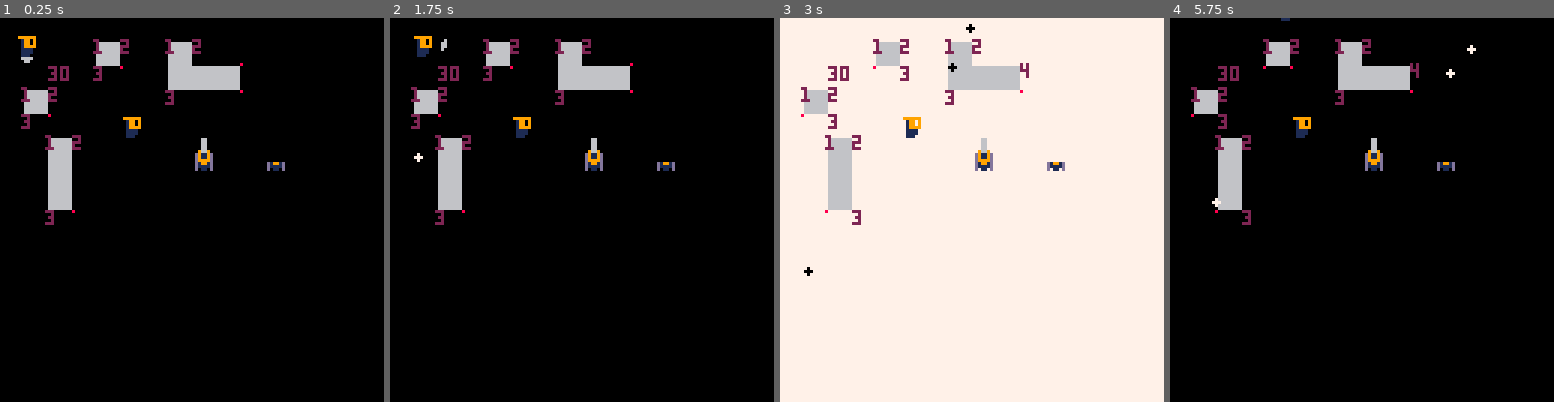
Above: before the commit, frames 1-4 (left to right).
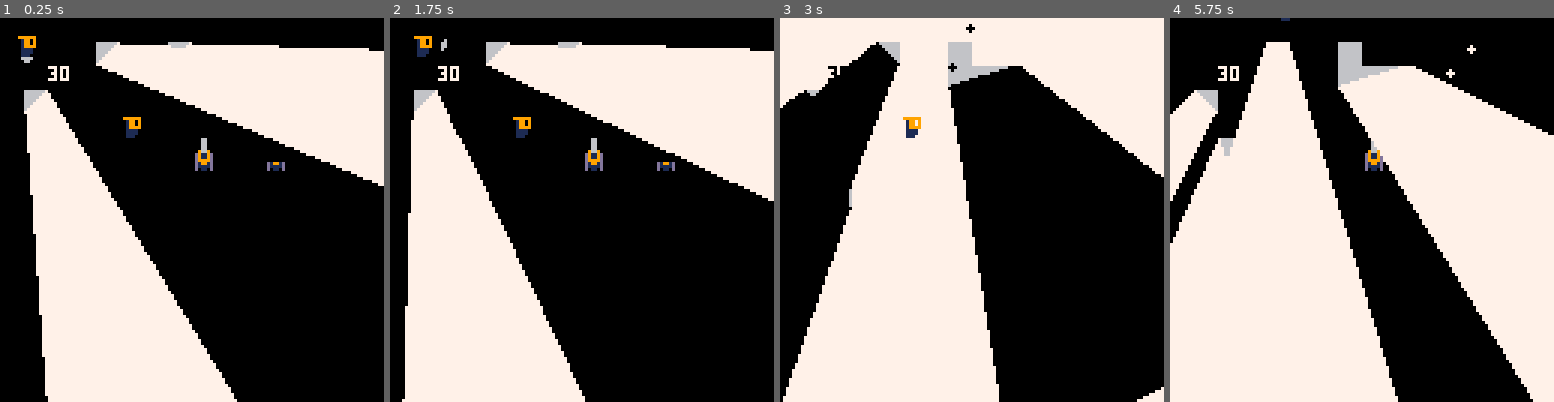
Above: after the commit, the same moments.

Repository: Shishudy/GlobalGameJam2026
Game: PICO-8 cartridge lua/playertest.p8
The game is run twice, just before and just after one commit, with the same random seed, the same clock (stepped at 60 frames per second) and the same inputs.
Inputs:
- Up to frame 1 (0.25 s): no input
- Up to frame 2 (1.75 s): tap X (X key) at 0.33, 1.07 s; tap O (Z key) at 0.7, 1.7 s; hold Right from 1.6 s (still down)
- Up to frame 3 (3 s): tap X (X key) at 1.85, 2.97 s; release Right at 2.1 s; tap O (Z key) at 2.1, 2.5, 2.9 s; hold Up 2.15-2.42 s; hold Right from 2.47 s (still down)
- Up to frame 4 (5.75 s): release Right at 3.03 s; hold Left 3.08-3.58 s; tap O (Z key) every 0.4 s from 3.3 to 5.7 s; hold Down 3.63-3.97 s; hold Right 4.02-4.68 s; tap X (X key) at 4.08, 5.2 s; hold Up 4.73-5.03 s; hold Left 5.08-5.68 s; hold Down from 5.73 s (still down)

The runs differ from the first frame. In frame 1, 38% of the frame differs, in the area x 5-100%, y 5-100%; in frame 2, 39%; in frame 3, 51%; in frame 4, 62%, in the area x 0-100%, y 5-100%.

Commit message:
Shadow almost completed

Diff:
--- a/lua/Player.lua
+++ b/lua/Player.lua
@@ -59,7 +59,7 @@
 	end
 
 	-- check move collisions // move
-	if object_has_shadow(player.x + player.directionX, player.y + player.directionY) then
+	if object_has_collision(player.x + player.directionX, player.y + player.directionY) then
 		local t, nx, ny, tx, ty, intersect
 
 		t,nx,ny,tx,ty,intersect = hit(
--- a/lua/constants.lua
+++ b/lua/constants.lua
@@ -10,3 +10,5 @@
 valid_moves = { left, right, up, down }
 
 map_sand_sprite = 16
+
+shadow_len=128
--- a/lua/file.lua
+++ /dev/null
@@ -1,267 +0,0 @@
-function _init()
-    player = {
-        x = flr(rnd(120)),
-        y = flr(rnd(114) + 8),
-        startsprite = 0,
-        endsprite = 1,
-        sprite = 0,
-        speed = 2,
-        stuck = 0,
-        w = 8,
-        h = 8
-    }
-
-    enemy = {
-        x = flr(rnd(120)),
-        y = flr(rnd(114) + 8),
-        startsprite = 4,
-        endsprite = 5,
-        sprite = 4,
-        speed = 0.1,
-        stuck = 0,
-        w = 8,
-        h = 8
-    }
-
-    -- each = {tiles = {{tx,ty}, } , vertices = {{tx,ty}, } , visible_vertices = {{tx,ty}, }}
-    shadow_objects = {}
-
-    state = in_progress
-    score = 0
-
-    init_objects()
-end
-
-function move(unit)
-    unit.sprite += 1
-    if unit.sprite > unit.endsprite then
-        unit.sprite = unit.startsprite
-    end
-end
-
-function draw_unit(unit)
-    spr(unit.sprite, unit.x, unit.y)
-end
-
-function hit_house(unit)
-    return get_map_cell(unit) == map_sand_sprite
-end
-
-function move_unit(unit, direction)
-    if hit_house(unit) then
-        unit.stuck += 1
-        if unit.stuck > 4 then
-            unit.stuck = 0
-        else
-            return
-        end
-    end
-
-    if direction == left then
-        unit.x -= unit.speed
-        unit.moving = true
-    end
-    if direction == right then
-        unit.x += unit.speed
-        unit.moving = true
-    end
-    if direction == up then
-        unit.y -= unit.speed
-        unit.moving = true
-    end
-    if direction == down then
-        unit.y += unit.speed
-        unit.moving = true
-    end
-end
-
-function move_player()
-    player.moving = false
-    for i = 1, #valid_moves do
-        if btn(valid_moves[i]) then
-            move_unit(player, valid_moves[i])
-        end
-    end
-    if player.moving then
-        move(player)
-    else
-        player.sprite = player.startsprite
-    end
-end
-
-function move_enemy()
-    if enemy.x > player.x then move_unit(enemy, left) end
-    if enemy.x < player.x then move_unit(enemy, right) end
-    if enemy.y > player.y then move_unit(enemy, up) end
-    if enemy.y < player.y then move_unit(enemy, down) end
-    move(enemy)
-    enemy.speed += 0.0005
-end
-
-function check_game_over()
-    if distance_units(enemy, player) < 7 and state != game_over then
-        state = start_end_game
-    end
-end
-
-function _update()
-    move_player()
-    move_enemy()
-    check_game_over()
-end
-
-function init_objects()
-    shadow_objects = {}
-    local seen = {}
-
-    -- 8‑way neighbor offsets
-    local nb = {
-        { -1, -1 }, { 0, -1 }, { 1, -1 },
-        { -1, 0 }, { 1, 0 },
-        { -1, 1 }, { 0, 1 }, { 1, 1 }
-    }
-
-    for ty = 0, 15 do
-        for tx = 0, 15 do
-            local id = mget(tx, ty)
-
-            -- is this a shadow tile and not visited yet?
-            if (fget(id, 0) or fget(id, 1)) and not seen[k(tx, ty)] then
-                local obj = { tiles = {}, vertices = {} }
-                local queue = { { tx, ty } }
-                seen[k(tx, ty)] = true
-
-                -- flood fill
-                while #queue > 0 do
-                    local t = deli(queue, 1)
-                    add(obj.tiles, t)
-
-                    local x, y = t[1], t[2]
-
-                    -- check all 8 neighbors
-                    for n in all(nb) do
-                        local nx = x + n[1]
-                        local ny = y + n[2]
-
-                        -- clamp to 0..15 to avoid weird wraparound
-                        if nx >= 0 and nx <= 15 and ny >= 0 and ny <= 15 then
-                            local nid = mget(nx, ny)
-                            if (fget(nid, 0) or fget(nid, 1)) and not seen[k(nx, ny)] then
-                                seen[k(nx, ny)] = true
-                                add(queue, { nx, ny })
-                            end
-                        end
-                    end
-                end
-
-                for i = 1, #obj.tiles do
-                    -- Block location
-                    local px, py = obj.tiles[i][1], obj.tiles[i][2]
-                    result = check_outer_vertices(px, py)
-                    for r = 1, #result do
-                        add(obj.vertices, result[r])
-                    end
-                end
-
-                -- store final object (group of tiles)
-                add(shadow_objects, obj)
-            end
-        end
-    end
-end
-
-function get_angles(v, tile)
-    local px, py = player.x, player.y
-    local tile_x, tile_y = tile[1], tile[2]
-
-    -- angle to tile center
-    local cx, cy = tile_x*8 + 4, tile_y*8 + 4
-    local a_ref = atan2(cy - py, cx - px)*360
-    if a_ref < 0 then a_ref += 360 end
-
-    -- find two farthest vertices
-    local i1, i2 = 1, 1
-    local d1, d2 = -1, -1
-    for i=1,#v do
-        local vx, vy = v[i][1], v[i][2]
-        local dx, dy = vx - px, vy - py
-        local dist2 = dx*dx + dy*dy
-        if dist2 > d1 then
-            d2, i2 = d1, i1
-            d1, i1 = dist2, i
-        elseif dist2 > d2 then
-            d2, i2 = dist2, i
-        end
-    end
-
-    -- angles of the two farthest vertices
-    local function ang_deg(x,y)
-        local a = atan2(y-py, x-px)*360
-        if a < 0 then a += 360 end
-        return a
-    end
-
-    local a1 = ang_deg(v[i1][1], v[i1][2])
-    local a2 = ang_deg(v[i2][1], v[i2][2])
-
-    -- build clockwise span [left → right] that MUST include a_ref
-    local function cw(a,b)
-        return (a - b + 360) % 360  -- clockwise distance from a to b
-    end
-
-    -- check which ordering includes the reference
-    if cw(a1, a_ref) + cw(a_ref, a2) == cw(a1, a2) then
-        -- a_ref lies between a1 → a2 clockwise
-        return a1, a2
-    else
-        -- must swap
-        return a2, a1
-    end
-end
-
-
-function draw_shadow()
-    get_shadow_vertices()
-    for o = 1, #shadow_objects do
-        local obj = shadow_objects[o]
-        local tiles = obj.tiles
-        local vertices = obj.vertices
-        local vvertices = obj.visible_vertices
-        local r1, r2 = get_angles(vvertices, tiles[1])
-        --draw_shadow_cone(r1,r2)
-        --draw_object_shadow()
-    end
-end
-
-function _draw()
-    cls()
-    if state == in_progress then
-        map(0, 0, 0, 0, 16, 16)
-        draw_unit(player)
-        draw_unit(enemy)
-        draw_shadow()
-
-        for i = 1, #shadow_objects do
-            for j = 1, #shadow_objects[i].vertices do
-                pset(shadow_objects[i].vertices[j][1], shadow_objects[i].vertices[j][2], 8)
-            end
-        end
-        for i = 1, #shadow_objects do
-            for j = 1, #shadow_objects[i].visible_vertices do
-                pset(shadow_objects[i].visible_vertices[j][1], shadow_objects[i].visible_vertices[j][2], 2)
-            end
-        end
-
-        score += 1
-        print("score: " .. score, 2, 2, 7)
-    elseif state == start_end_game then
-        sfx(0)
-        state = game_over
-    elseif state == game_over then
-        camera()
-        print("\135 game over \135")
-        print("your final score was: " .. score)
-        print("press action to try again")
-        if btn(4) then _init() end
-    end
-end
--- a/lua/helpers.lua
+++ b/lua/helpers.lua
@@ -1,45 +1,53 @@
-function k(tx,ty)
-  return tx.."|"..ty
+function k(tx, ty)
+	return tx .. "|" .. ty
 end
 
 function contains_pair(list, tx, ty)
-  for i=1,#list do
-    local p = list[i]
-    if p[1] == tx and p[2] == ty then
-      return true
-    end
-  end
-  return false
+	for i = 1, #list do
+		local p = list[i]
+		if p[1] == tx and p[2] == ty then
+			return true
+		end
+	end
+	return false
 end
 
 function tile_at_pixel(x, y)
-  local tx = flr(x / TILE)
-  local ty = flr(y / TILE)
-  -- clamp to map bounds
-  if tx < 0 then tx = 0 elseif tx > 15 then tx = 15 end
-  if ty < 0 then ty = 0 elseif ty > 15 then ty = 15 end
-  return tx, ty
+	local tx = flr(x / TILE)
+	local ty = flr(y / TILE)
+	-- clamp to map bounds
+	if tx < 0 then
+		tx = 0
+	elseif tx > 15 then
+		tx = 15
+	end
+	if ty < 0 then
+		ty = 0
+	elseif ty > 15 then
+		ty = 15
+	end
+	return tx, ty
 end
 
 function get_tile_at_pixel(px, py)
-    -- Uses pixels
-    return mget(flr(px / 8), flr(py / 8))
+	-- Uses pixels
+	return mget(flr(px / 8), flr(py / 8))
 end
 
 function get_map_cell(unit)
-    return get_tile_at_pixel(unit.x + unit.w / 2, unit.y + unit.h / 2)
+	return get_tile_at_pixel(unit.x + unit.w / 2, unit.y + unit.h / 2)
 end
 
 function distance(p0x, p0y, p1x, p1y)
-    -- Between 2 points
-    local dx = p0x - p1x
-    local dy = p0y - p1y
-    return sqrt(dx * dx + dy * dy)
+	-- Between 2 points
+	local dx = p0x - p1x
+	local dy = p0y - p1y
+	return sqrt(dx * dx + dy * dy)
 end
 
 function distance_units(u0, u1)
-    -- Between 2 units
-    return distance(u0.x, u0.y, u1.x, u1.y)
+	-- Between 2 units
+	return distance(u0.x, u0.y, u1.x, u1.y)
 end
 
 function spr_rotate(s, x, y, a, w, h, px, py, col)
@@ -89,73 +97,133 @@
 end
 
 function ang_deg(x, y, px, py)
-    -- angles of the two pixels from the player perspective
-    local a = atan2(y - py, x - px) * 360
-    if a < 0 then a += 360 end
-    return a
-end
-
-function qsort(a,c,l,r)
-    -- qsort(a,c,l,r)
-    --
-    -- a
-    --    array to be sorted,
-    --    in-place
-    -- c
-    --    comparator function(a,b)
-    --    (default=return a<b)
-    -- l
-    --    first index to be sorted
-    --    (default=1)
-    -- r
-    --    last index to be sorted
-    --    (default=#a)
-    --
-    -- typical usage:
-    --   qsort(array)
-    --   -- custom descending sort
-    --   qsort(array,function(a,b) return a>b end)
-    --
-	c,l,r=c or function(a,b) return a<b end,l or 1,r or #a
-	if l<r then
-		if c(a[r],a[l]) then
-			a[l],a[r]=a[r],a[l]
-		end
-		local lp,k,rp,p,q=l+1,l+1,r-1,a[l],a[r]
-		while k<=rp do
-			local swaplp=c(a[k],p)
+	-- angles of the two pixels from the player perspective
+	local a = atan2(y - py, x - px) * 360
+	if a < 0 then a += 360 end
+	return a
+end
+
+function pelogen_tri_hvb(l, t, c, m, r, b, col)
+	color(col)
+	local a = rectfill
+	::_w_::
+	if (t > m) then l, t, c, m = c, m, l, t end
+	if (m > b) then c, m, r, b = r, b, c, m end
+	if (t > m) then l, t, c, m = c, m, l, t end
+	local q, p = l, c
+	if (q < c) then q = c end
+	if (q < r) then q = r end
+	if (p > l) then p = l end
+	if (p > r) then p = r end
+	if b - t > q - p then
+		l, t, c, m, r, b, col = t, l, m, c, b, r
+		goto _w_
+	end
+
+	local e, j, i = l, (r - l) / (b - t)
+	while m do
+		i = (c - l) / (m - t)
+		local f = m \ 1 - 1
+		f = f > 127 and 127 or f
+		if (t < 0) then t, l, e = 0, l - i * t, b and e - j * t or e end
+		if col then
+			for t = t \ 1, f do
+				a(l, t, e, t)
+				l = i + l
+				e = j + e
+			end
+		else
+			for t = t \ 1, f do
+				a(t, l, t, e)
+				l = i + l
+				e = j + e
+			end
+		end
+		l, t, m, c, b = c, m, b, r
+	end
+	if i < 8 and i > -8 then
+		if col then
+			pset(r, t)
+		else
+			pset(t, r)
+		end
+	end
+end
+
+function object_has_collision(x, y)
+    -- Uses tile index(need to divide pixels by 8 and use floor)
+    if x < 0 or x > MAP_W - 1 or y < 0 or y > MAP_H - 1 then
+        return false
+    end
+    local id = mget(x, y)
+    local shadow_flags = { 0, 1 }
+    for f in all(shadow_flags) do
+        if fget(id, f) then return true end
+    end
+    return false
+end
+
+
+function qsort(a, c, l, r)
+	-- qsort(a,c,l,r)
+	--
+	-- a
+	--    array to be sorted,
+	--    in-place
+	-- c
+	--    comparator function(a,b)
+	--    (default=return a<b)
+	-- l
+	--    first index to be sorted
+	--    (default=1)
+	-- r
+	--    last index to be sorted
+	--    (default=#a)
+	--
+	-- typical usage:
+	--   qsort(array)
+	--   -- custom descending sort
+	--   qsort(array,function(a,b) return a>b end)
+	--
+	c, l, r = c or function(a, b) return a < b end, l or 1, r or #a
+	if l < r then
+		if c(a[r], a[l]) then
+			a[l], a[r] = a[r], a[l]
+		end
+		local lp, k, rp, p, q = l + 1, l + 1, r - 1, a[l], a[r]
+		while k <= rp do
+			local swaplp = c(a[k], p)
 			-- "if a or b then else"
 			-- saves a token versus
 			-- "if not (a or b) then"
-			if swaplp or c(a[k],q) then
+			if swaplp or c(a[k], q) then
 			else
-				while c(q,a[rp]) and k<rp do
-					rp-=1
+				while c(q, a[rp]) and k < rp do
+					rp -= 1
 				end
-				a[k],a[rp],swaplp=a[rp],a[k],c(a[rp],p)
-				rp-=1
+				a[k], a[rp], swaplp = a[rp], a[k], c(a[rp], p)
+				rp -= 1
 			end
 			if swaplp then
-				a[k],a[lp]=a[lp],a[k]
-				lp+=1
-			end
-			k+=1
-		end
-		lp-=1
-		rp+=1
+				a[k], a[lp] = a[lp], a[k]
+				lp += 1
+			end
+			k += 1
+		end
+		lp -= 1
+		rp += 1
 		-- sometimes lp==rp, so
 		-- these two lines *must*
 		-- occur in sequence;
 		-- don't combine them to
 		-- save a token!
-		a[l],a[lp]=a[lp],a[l]
-		a[r],a[rp]=a[rp],a[r]
-		qsort(a,c,l,lp-1       )
-		qsort(a,c,  lp+1,rp-1  )
-		qsort(a,c,       rp+1,r)
-	end
-end
-
+		a[l], a[lp] = a[lp], a[l]
+		a[r], a[rp] = a[rp], a[r]
+		qsort(a, c, l, lp - 1)
+		qsort(a, c, lp + 1, rp - 1)
+		qsort(a, c, rp + 1, r)
+	end
+end
 
 function lerp_angle(a, b, t)
 	local diff = (b - a + 540) % 360 - 180
--- a/lua/oof.p8
+++ /dev/null
@@ -1,43 +0,0 @@
-pico-8 cartridge // http://www.pico-8.com
-version 43
-__lua__
-#include constants.lua
-#include helpers.lua
-#include file.lua
-…(17 lines of a section not shown)…
-__gff__
-0000000000000000000000000000000003000000000000000000000000000000000000000000000000000000000000000000000000000000000000000000000000000000000000000000000000000000000000000000000000000000000000000000000000000000000000000000000000000000000000000000000000000000
-0000000000000000000000000000000000000000000000000000000000000000000000000000000000000000000000000000000000000000000000000000000000000000000000000000000000000000000000000000000000000000000000000000000000000000000000000000000000000000000000000000000000000000
-__map__
-0000000000000000000000000000000000000000000000000000000000000000000000000000000000000000000000000000000000000000000000000000000000000000000000000000000000000000000000000000000000000000000000000000000000000000000000000000000000000000000000000000000000000000
-1414141414141414141414141414141400000000000000000000000000000000000000000000000000000000000000000000000000000000000000000000000000000000000000000000000000000000000000000000000000000000000000000000000000000000000000000000000000000000000000000000000000000000
-1413131313131313131313131313131400000000000000000000000000000000000000000000000000000000000000000000000000000000000000000000000000000000000000000000000000000000000000000000000000000000000000000000000000000000000000000000000000000000000000000000000000000000
-1413131313131313131313131313131400000000000000000000000000000000000000000000000000000000000000000000000000000000000000000000000000000000000000000000000000000000000000000000000000000000000000000000000000000000000000000000000000000000000000000000000000000000
-1413131313131313131313131313131400000000000000000000000000000000000000000000000000000000000000000000000000000000000000000000000000000000000000000000000000000000000000000000000000000000000000000000000000000000000000000000000000000000000000000000000000000000
-1413131313131313131313131313131400000000000000000000000000000000000000000000000000000000000000000000000000000000000000000000000000000000000000000000000000000000000000000000000000000000000000000000000000000000000000000000000000000000000000000000000000000000
-1413131313131313131313131313131400000000000000000000000000000000000000000000000000000000000000000000000000000000000000000000000000000000000000000000000000000000000000000000000000000000000000000000000000000000000000000000000000000000000000000000000000000000
-1413131313131313131313131313131400000000000000000000000000000000000000000000000000000000000000000000000000000000000000000000000000000000000000000000000000000000000000000000000000000000000000000000000000000000000000000000000000000000000000000000000000000000
-1413131313131313131313101313131400000000000000000000000000000000000000000000000000000000000000000000000000000000000000000000000000000000000000000000000000000000000000000000000000000000000000000000000000000000000000000000000000000000000000000000000000000000
-1413131313131313131310101013131400000000000000000000000000000000000000000000000000000000000000000000000000000000000000000000000000000000000000000000000000000000000000000000000000000000000000000000000000000000000000000000000000000000000000000000000000000000
-1413131313131313131310101013131400000000000000000000000000000000000000000000000000000000000000000000000000000000000000000000000000000000000000000000000000000000000000000000000000000000000000000000000000000000000000000000000000000000000000000000000000000000
-1413131313131313131313101313131400000000000000000000000000000000000000000000000000000000000000000000000000000000000000000000000000000000000000000000000000000000000000000000000000000000000000000000000000000000000000000000000000000000000000000000000000000000
-1413131313131313131313131313131400000000000000000000000000000000000000000000000000000000000000000000000000000000000000000000000000000000000000000000000000000000000000000000000000000000000000000000000000000000000000000000000000000000000000000000000000000000
-1413131313131313131313131313131400000000000000000000000000000000000000000000000000000000000000000000000000000000000000000000000000000000000000000000000000000000000000000000000000000000000000000000000000000000000000000000000000000000000000000000000000000000
-1413131313131313131313131313131400000000000000000000000000000000000000000000000000000000000000000000000000000000000000000000000000000000000000000000000000000000000000000000000000000000000000000000000000000000000000000000000000000000000000000000000000000000
-1414141414141414141414141414141400000000000000000000000000000000000000000000000000000000000000000000000000000000000000000000000000000000000000000000000000000000000000000000000000000000000000000000000000000000000000000000000000000000000000000000000000000000
--- a/lua/shadows.lua
+++ b/lua/shadows.lua
@@ -1,7 +1,5 @@
-
 -- each = {tiles = {{tx,ty}, } , vertices = {{tx,ty}, } , visible_vertices = {{tx,ty}, }}
 shadow_objects = {}
-
 
 function init_objects()
     shadow_objects = {}
@@ -63,19 +61,6 @@
     end
 end
 
-function object_has_shadow(x, y)
-    -- Uses tile index
-    if x < 0 or x > MAP_W - 1 or y < 0 or y > MAP_H - 1 then
-        return false
-    end
-    local id = mget(x, y)
-    local shadow_flags = { 0, 1 }
-    for f in all(shadow_flags) do
-        if fget(id, f) then return true end
-    end
-    return false
-end
-
 function check_outer_vertices(x1, y1)
     -- returns a list of pixel coords { {px,py}, ... } of exposed outer vertices
     local results = {}
@@ -114,7 +99,7 @@
         for nb in all(c.nbs) do
             local nx = x1 + nb[1]
             local ny = y1 + nb[2]
-            if object_has_shadow(nx, ny) then
+            if object_has_collision(nx, ny) then
                 good_vertice = false
                 break
             end
@@ -157,7 +142,7 @@
 
         -- check current tile
         local tx, ty = tile_at_pixel(x, y)
-        if object_has_shadow(tx, ty) and contains_pair(tiles, tx, ty) then
+        if object_has_collision(tx, ty) and contains_pair(tiles, tx, ty) then
             return false
         end
     end
@@ -195,7 +180,7 @@
 
     -- get the 2 farthest vertices and their angle
     local angles = {}
-    --{{index,distance,angle},}
+    -- {{index,distance,angle},}
     for i = 1, #v do
         local vx, vy = v[i][1], v[i][2]
         local d = distance(vx, vy, px, py)
@@ -207,20 +192,14 @@
     qsort(angles, function(a, b) return a[2] > b[2] end)
     -- Remove vertices with similar angles from the 2 selected
     while true do
-        if abs(angles[1][3]-angles[2][3]) < 3 then
-            del(angles,angles[2])
+        if abs(angles[1][3] - angles[2][3]) < 3 then
+            del(angles, angles[2])
         else
             break
         end
     end
 
     local i1, a1, i2, a2 = angles[1][1], angles[1][3], angles[2][1], angles[2][3]
-
-    --print(a1 .. " : " .. a2, 4 * 8, 4 * 8)
---
-    --line(px, py, v[i1][1], v[i1][2])
-    --line(px, py, v[i2][1], v[i2][2])
-    --line(v[i1][1], v[i1][2], v[i2][1], v[i2][2])
 
     -- build clockwise span [left -> right] that MUST include a_ref
     local function cw(a, b)
@@ -231,38 +210,53 @@
     -- check which ordering includes the reference
     if cw(a1, a_ref) + cw(a_ref, a2) == cw(a1, a2) then
         -- a_ref lies between a1 -> a2 clockwise
-        return { { i1, a1 }, { i2, a2 } }
+        return i1, a1, i2, a2
     else
         -- must swap
-        return { { i2, a2 }, { i1, a1 } }
-    end
-end
-
+        return i2, a2, i1, a1
+    end
+end
+
+function adjust_vertice(x,y)
+    local nbs = { { -1, -1 }, { 1, -1 }, { -1, 1 }, { 1, 1 } }
+    for nb = 1, #nbs do
+        local nx = x + nbs[nb][1]
+        local ny = y + nbs[nb][2]
+        if object_has_collision(flr(nx / 8), flr(ny / 8)) then
+            return nx, ny
+        end
+    end
+end
 
 function draw_shadow()
+    local color = 7
     get_shadow_vertices()
+    all_shadows = {}
     for o = 1, #shadow_objects do
         local obj = shadow_objects[o]
         local tiles = obj.tiles
         local vertices = obj.vertices
         local vvertices = obj.visible_vertices
         if #vvertices >= 2 then
-            local r1, r2 = get_shadow_angles(vvertices, tiles[1])
-            --draw_shadow_cone(r1,r2)
-            --draw_object_shadow()
-        end
-    end
-
-    for i = 1, #shadow_objects do
-        for j = 1, #shadow_objects[i].vertices do
-            pset(shadow_objects[i].vertices[j][1], shadow_objects[i].vertices[j][2], 8)
-        end
-    end
-    for i = 1, #shadow_objects do
-        for j = 1, #shadow_objects[i].visible_vertices do
-            pset(shadow_objects[i].visible_vertices[j][1], shadow_objects[i].visible_vertices[j][2], 2)
-            print(j, shadow_objects[i].visible_vertices[j][1], shadow_objects[i].visible_vertices[j][2])
-        end
-    end
-    print(stat(7),2*8,2*8)
-end
+            local i1, a1, i2, a2 = get_shadow_angles(vvertices, tiles[1])
+            local px, py = player.x, player.y
+
+            local x1, y1 = vvertices[i1][1], vvertices[i1][2]
+            local x2, y2 = vvertices[i2][1], vvertices[i2][2]
+
+            -- check all all neighbor tiles around this corner for collision
+            nbs = { { -1, -1 }, { 1, -1 }, { -1, 1 }, { -1, -1 } }
+            local good_vertice = true
+
+            x1, y1 = adjust_vertice(x1,y1)
+            x2, y2 = adjust_vertice(x2,y2)
+
+            local fx1, fy1 = x1 + sin(a1 / 360) * shadow_len, y1 + cos(a1 / 360) * shadow_len
+            local fx2, fy2 = x2 + sin(a2 / 360) * shadow_len, y2 + cos(a2 / 360) * shadow_len
+
+            pelogen_tri_hvb(x1, y1, x2, y2, fx1, fy1, color)
+            pelogen_tri_hvb(x2, y2, fx1, fy1, fx2, fy2, color)
+        end
+    end
+    print(stat(7), 2 * 8, 2 * 8)
+end
Not shown, changed: 17 lines of the sprite sheet (__gfx__) section of lua/oof.p8
